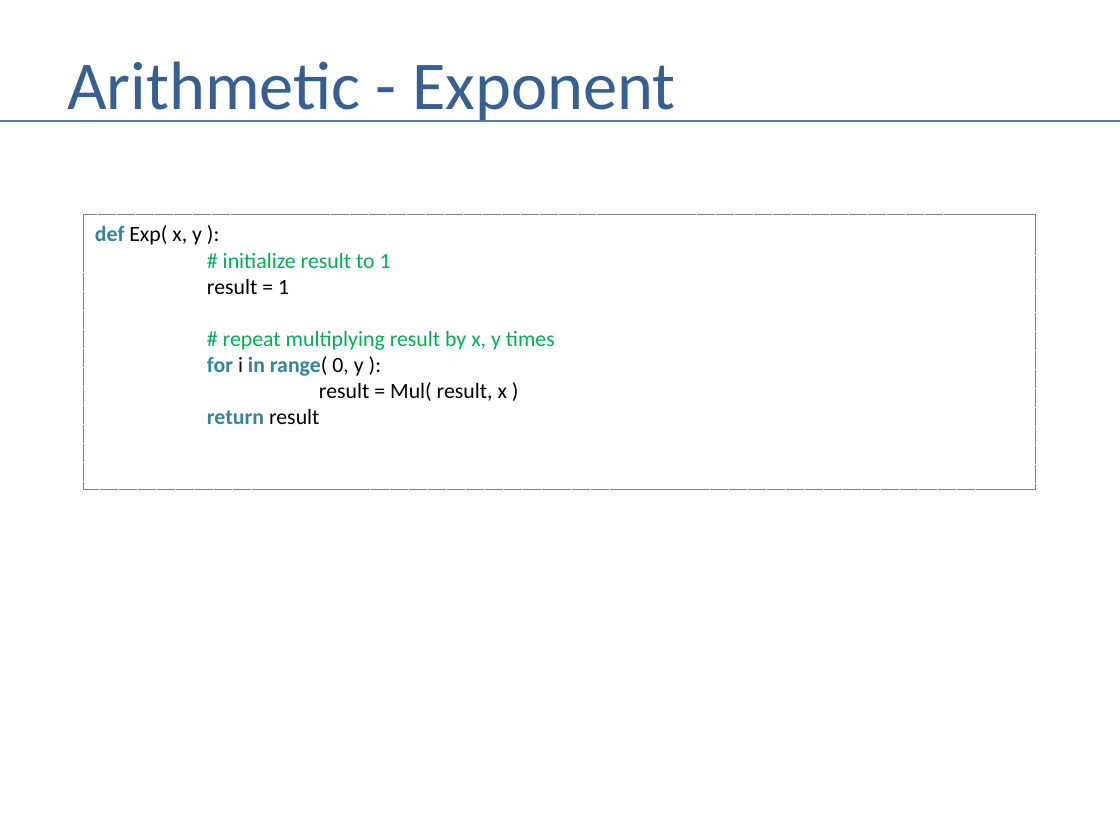
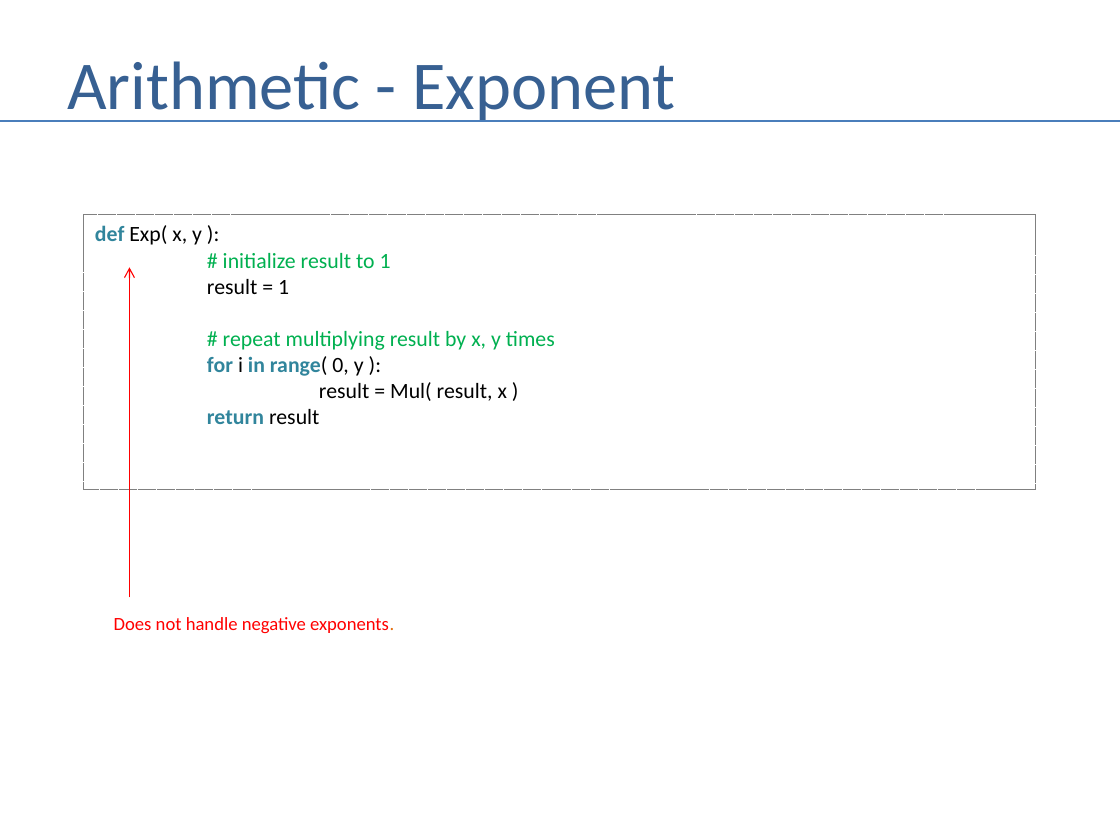
Before and after one commit to andrewferlitsch/Portland-Data-Science-Group, a slide deck: slide 54 of Presentations/Whiteboarding.pptx. Drawn at 1120x840 pixels with LibreOffice and Linux fonts; fonts in the diff are those of the drawing. Boxes give left, top, right and bottom in pixels: in the first picture for what was removed or moved away, otherwise in the second. Text is boxed around its words. In the diff, an @@ line names an element or a change of style, - is before the commit and + after.

```diff
--- a/Presentations/Whiteboarding.pptx
+++ b/Presentations/Whiteboarding.pptx
@@ arrow added from (130, 597) to (130, 268), #FF0000 0.75 pt @@
@@ text added at [114,617,394,633], 12 pt, text #FF0000 @@
+Does not handle negative exponents.
```
Also in this commit, not shown: 3 other slides changed, 2 other files.
